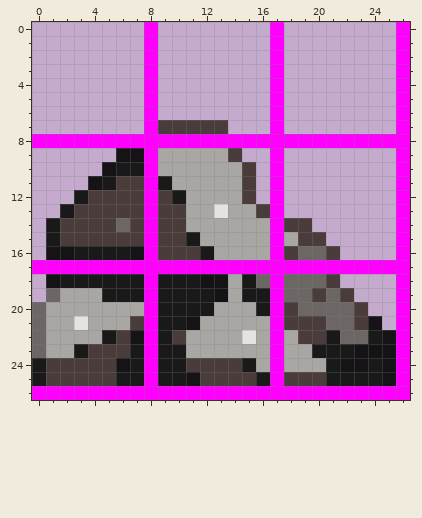
A pixel-art sprite gets an edit: Tiles/Ambient/BigRock4.png. Above is the file before it was changed.
The file is 54x54 pixels, drawn in blocks of 2x2; one block is one cell here. Colours within 5 levels of each other are drawn and written as one.
After:
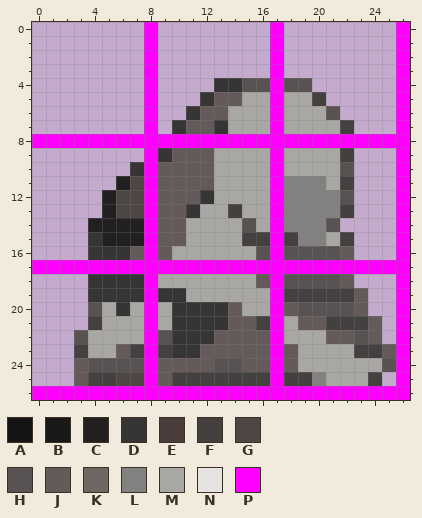
Palette (. is transparent): A #151315  B #1a1919  C #211f20  D #363435  E #493c3a  F #444040  G #4d4645  H #585352  J #645a59  K #6c6664  L #82817f  M #a8a7a4  N #e5e3e2  P #ff00ff
What changed:
@@ x 0..26 @@
  3 ........P........P........P
- 4 ........P........P........P
- 5 ........P........P........P
- 6 ........P........P........P
- 7 ........PEEEEE...P........P
+ 4 ........P....DDHHPHH......P
+ 5 ........P...DJJMMPMMF.....P
+ 6 ........P..DJJMMMPMMMH....P
+ 7 ........P.DJJDMMMPMMMMF...P
  8 PPPPPPPPPPPPPPPPPPPPPPPPPPP
- 9 ......AAPMMMMME..P........P
-10 .....ABBPMMMMMME.P........P
-11 ....ABEEPBMMMMME.P........P
-12 ...BEEEEPEBMMMME.P........P
-13 ..BEEEEEPEEMMNMMEP........P
-14 .BEEEEKEPEEMMMMMMPEE......P
-15 .BEEEEEEPEEBMMMMMPMEE.....P
-16 .AABBBBAPEEEBMMMMPEKKE....P
+ 9 ........PDJJJMMMMPMMMMF...P
+10 .......DPJJJJMMMMPMMMMH...P
+11 ......CGPJJJJMMMMPLLLMF...P
+12 .....CGGPJJJDMMMMPLLLLH...P
+13 .....CGGPJJDMMFMMPLLLLF...P
+14 ....CCCCPJJMMMMHMPLLLH....P
+15 ....DCCCPJJMMMMFFPFLLMF...P
+16 ....DDDJPJMMMMMMHPHHHHJ...P
 17 PPPPPPPPPPPPPPPPPPPPPPPPPPP
-18 .ABBBBBBPBBBAAMBKPKKKE....P
-19 .KMMMBBBPBBBBAMBBPKKEKE...P
-20 KMMMMMMMPBBBBMMMBPEKKKKE..P
-21 KMMNMMMEPBBAMMMMMPEEEKKEA.P
-22 KMMMMBEAPBEMMMMNMPMEEBKKBAP
-23 KMMBEEEBPBBMMMMMMPMMBBBAAAP
-24 BEEEEEABPBBEEEEBMPMMMBAABAP
-25 BEEEEEBBPBBAEEEEBPEEEBBBBAP
+18 ....DDDDPMMMMMMMJPHHHHJ...P
+19 ....DDDDPDDMMMMMMPFFFFFJ..P
+20 ....HMDMPMDDDDJMMPJHHHHJ..P
+21 ....FMMMPMDDDDJJFPMJJFFFJ.P
+22 ...HMMMMPHDDDJJJJPMMMJJHJ.P
+23 ...FMMJFPFDDJJJJJPJMMMMFFJP
+24 ...JHHHHPJJJJHHJJPJMMMMMMHP
+25 ...JFFGGPJFFFFFFFPFFLMMMF.P
 26 PPPPPPPPPPPPPPPPPPPPPPPPPPP
